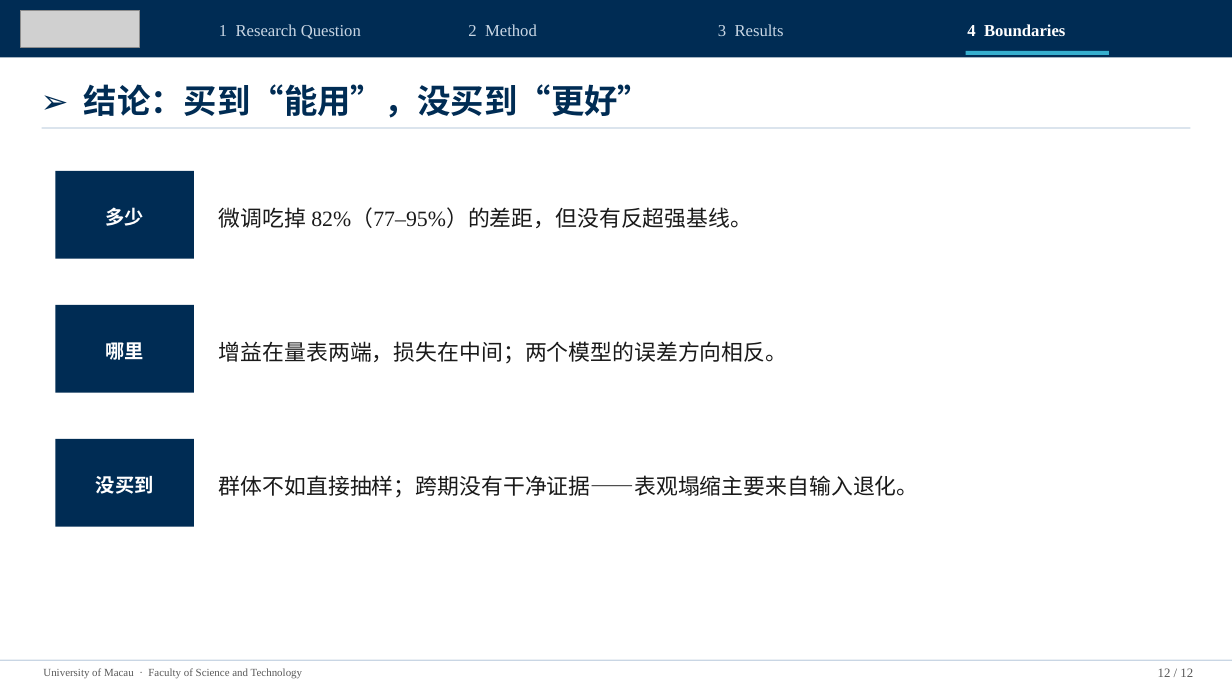
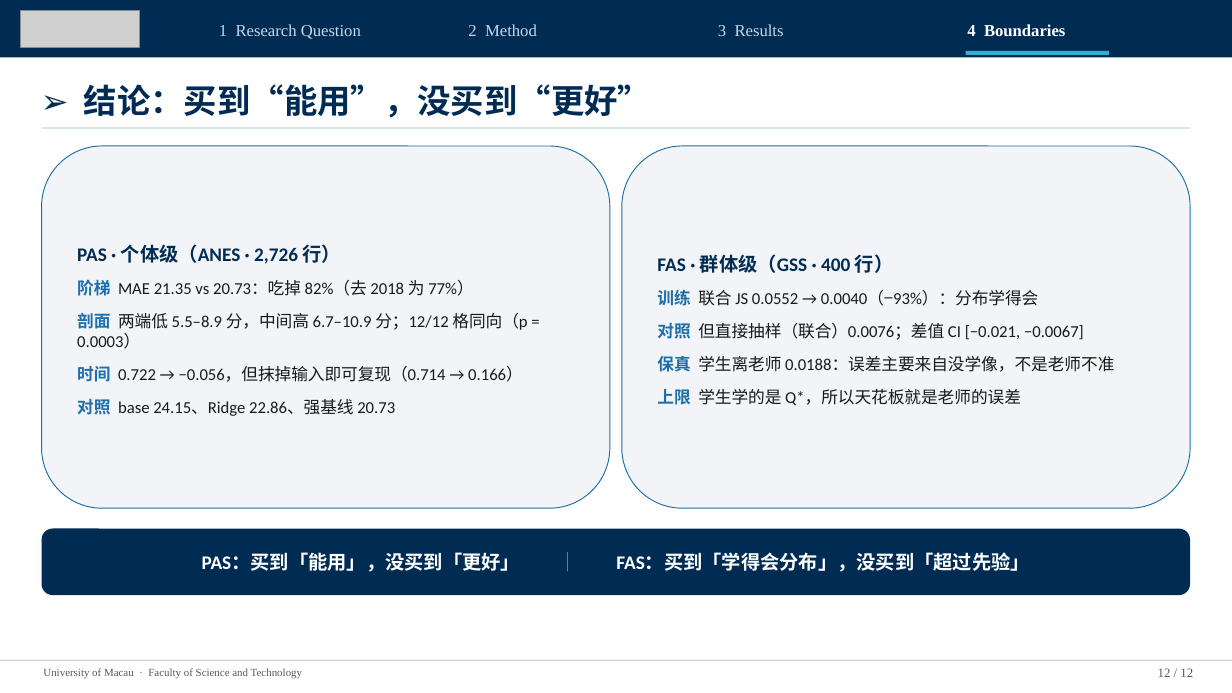
Before and after one commit to gyro-zpl/fas_pro, a slide deck: slide 12 of docs/04_论文稿件/导师阶段汇报_UMAC_2026-11-23.pptx. Drawn at 1232x693 pixels with LibreOffice and Linux fonts; fonts in the diff are those of the drawing; grey boxes stand for pictures. Boxes give left, top, right and bottom in pixels: in the first picture for what was removed or moved away, otherwise in the second. Text is boxed around its words. In the diff, an @@ line names an element or a change of style, - is before the commit and + after.

```diff
--- a/docs/04_论文稿件/导师阶段汇报_UMAC_2026-11-23.pptx
+++ b/docs/04_论文稿件/导师阶段汇报_UMAC_2026-11-23.pptx
@@ rounded rectangle added at <box>42,146,610,508</box>, fill #F2F4F7, outline #1D6FA9 0.75 pt, 13 pt, text #1A1A1A @@
+PAS · 个体级（ANES · 2,726 行）
+阶梯 MAE 21.35 vs 20.73：吃掉 82%（去 2018 为 77%）
+剖面 两端低 5.5–8.9 分，中间高 6.7–10.9 分；12/12 格同向（p = 0.0003）
+时间 0.722 → −0.056，但抹掉输入即可复现（0.714 → 0.166）
+对照 base 24.15、Ridge 22.86、强基线 20.73
@@ rounded rectangle added at <box>622,146,1190,508</box>, fill #F2F4F7, outline #1D6FA9 0.75 pt, 13 pt, text #1A1A1A @@
+FAS · 群体级（GSS · 400 行）
+训练 联合 JS 0.0552 → 0.0040（−93%）：分布学得会
+对照 但直接抽样（联合）0.0076；差值 CI [−0.021, −0.0067]
+保真 学生离老师 0.0188：误差主要来自没学像，不是老师不准
+上限 学生学的是 Q*，所以天花板就是老师的误差
@@ rectangle removed at <box>55,171,194,259</box> @@
@@ text removed at <box>105,207,143,226</box> @@
-多少
@@ text removed at <box>219,207,752,228</box> @@
-微调吃掉 82%（77–95%）的差距，但没有反超强基线。
@@ rectangle removed at <box>55,305,194,393</box> @@
@@ text removed at <box>105,342,143,360</box> @@
-哪里
@@ text removed at <box>219,341,787,364</box> @@
-增益在量表两端，损失在中间；两个模型的误差方向相反。
@@ rectangle removed at <box>55,439,194,527</box> @@
@@ text removed at <box>96,476,154,494</box> @@
-没买到
@@ text removed at <box>219,475,919,498</box> @@
-群体不如直接抽样；跨期没有干净证据——表观塌缩主要来自输入退化。
@@ rounded rectangle added at <box>42,529,1190,595</box>, fill #002C54, 15 pt, text #FFFFFF, bold @@
+PAS：买到「能用」，没买到「更好」 ｜ FAS：买到「学得会分布」，没买到「超过先验」
```
Also in this commit, not shown: 1 other slide changed.
